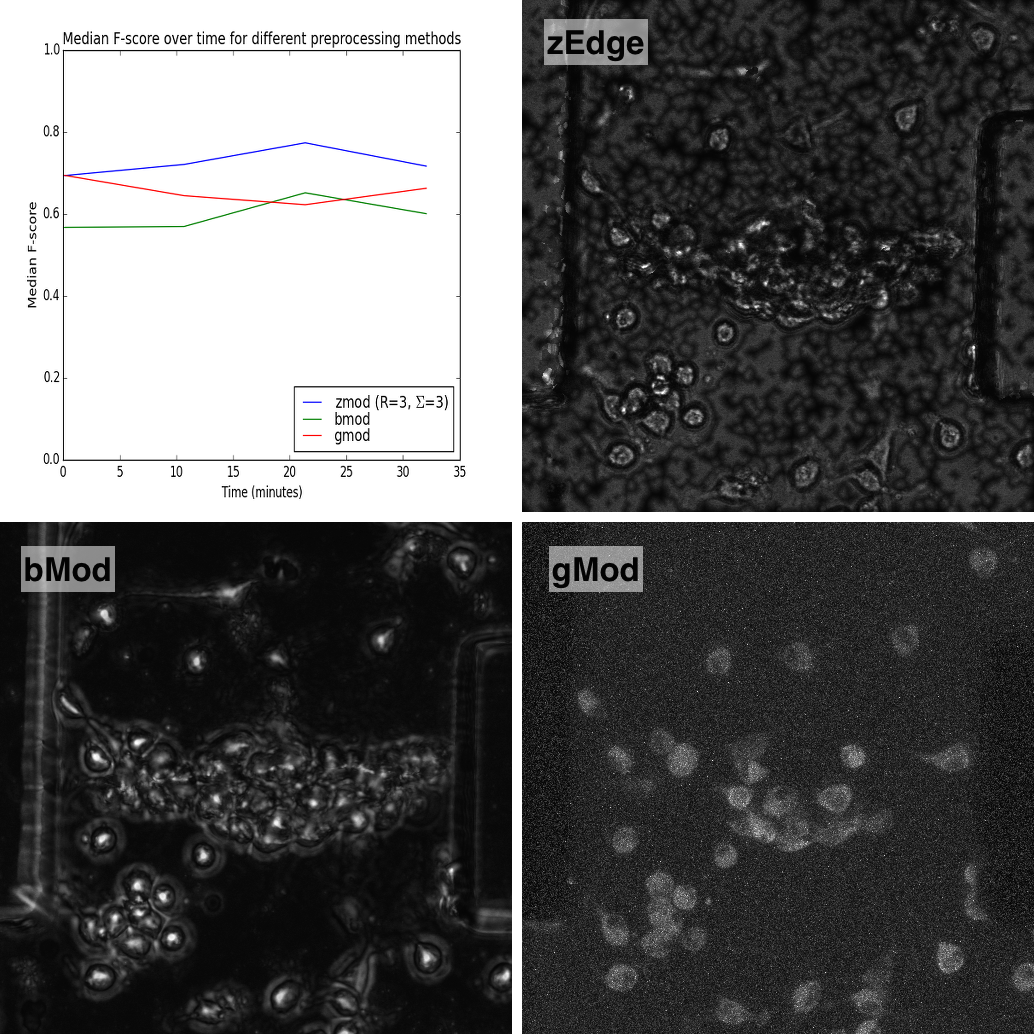
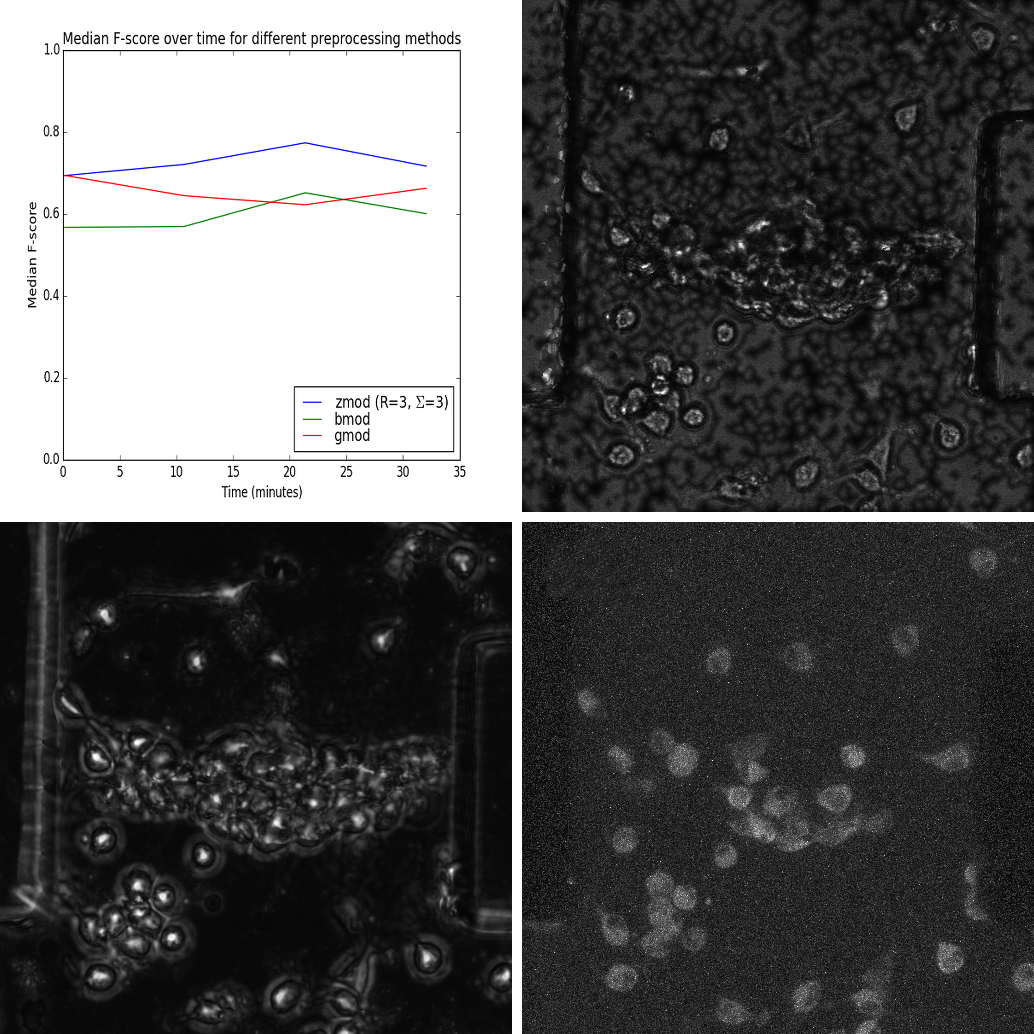
Layer changes from the first 1034 × 1034 image to the second:
painted on "zmod-zedge-bmod-gmod.png" over [17, 0, 664, 612]
